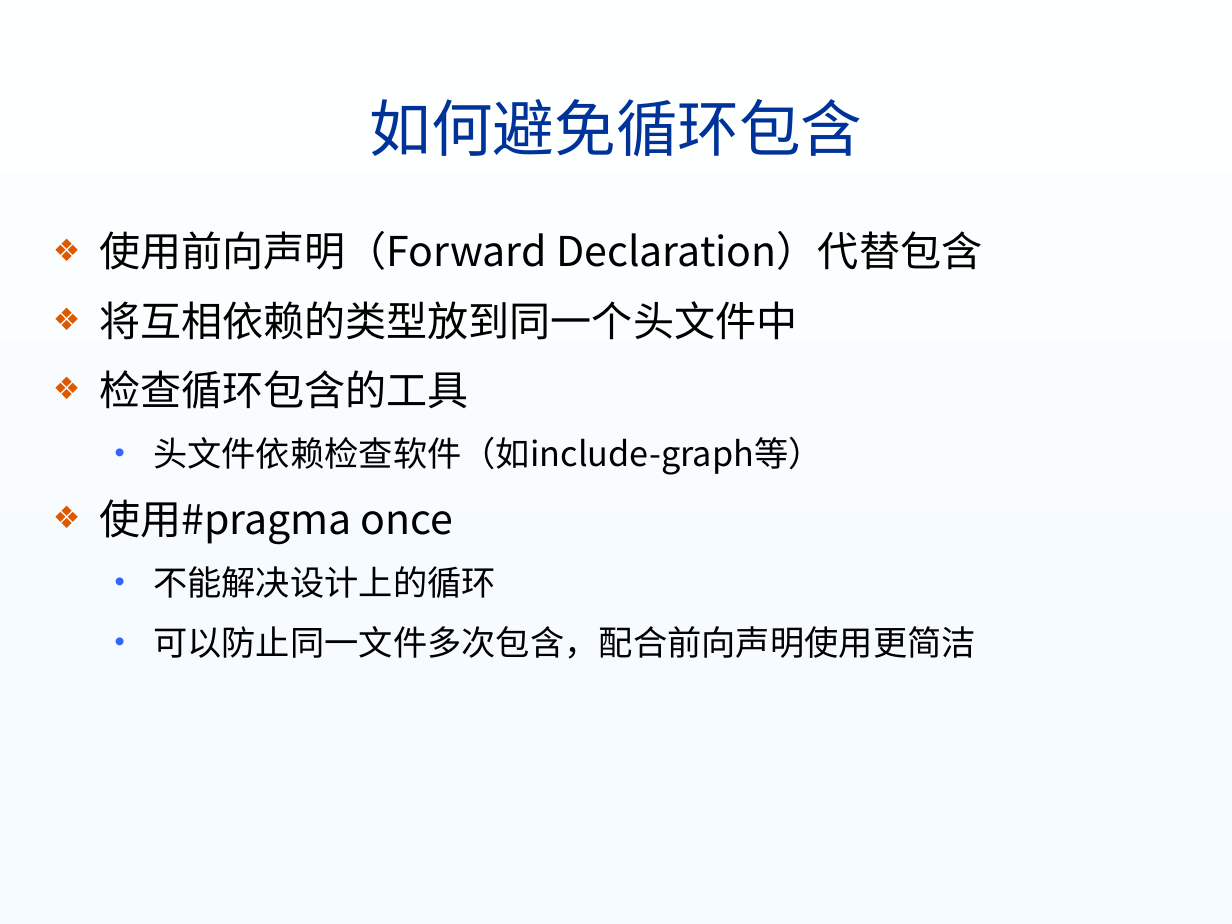
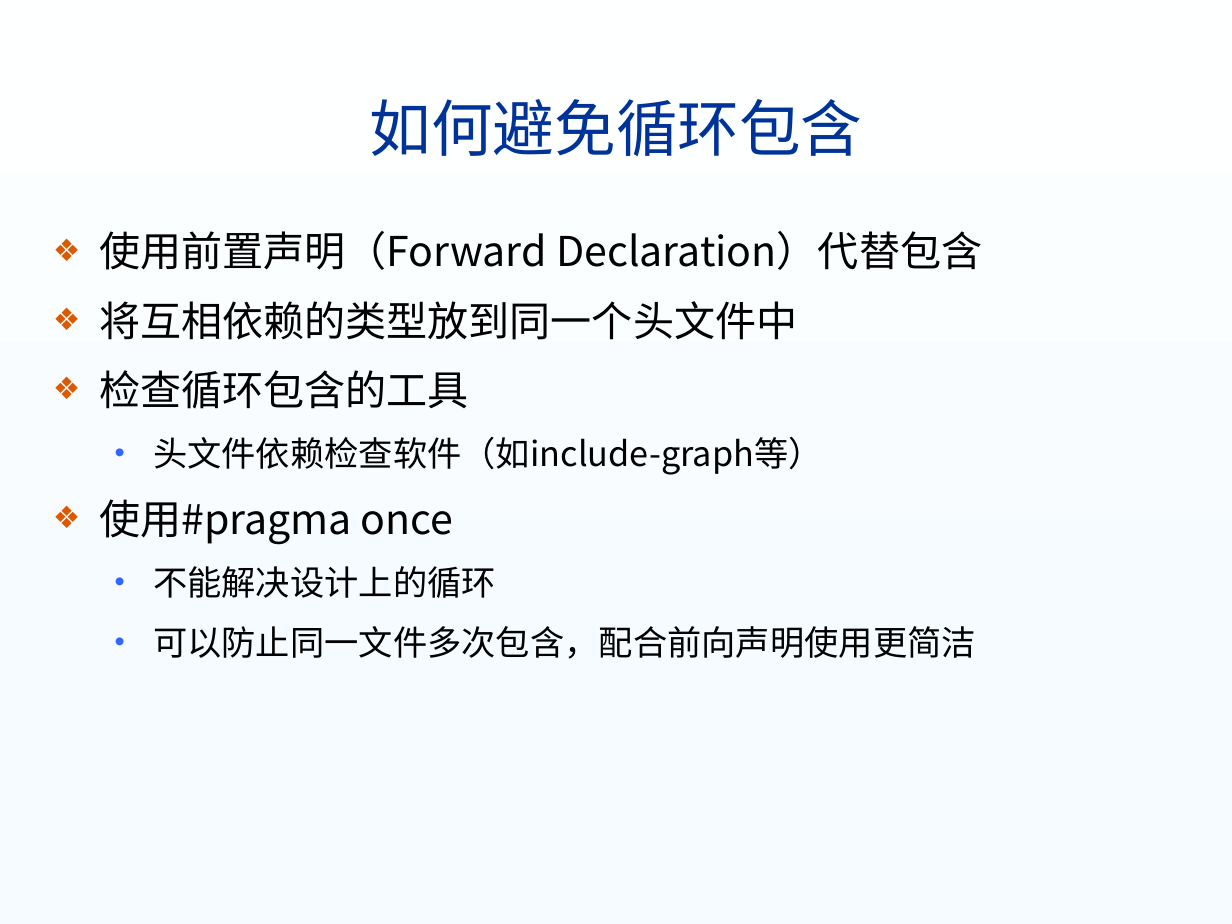
Before and after one commit to USTC-ISP/ustc-isp.github.io, a slide deck: slide 40 of lectures/03模块化程序设计.pptx (slide 45 before the commit). Drawn at 1232x924 pixels with LibreOffice and Linux fonts; fonts in the diff are those of the drawing; background and template pictures are left out. Boxes give left, top, right and bottom in pixels: in the first picture for what was removed or moved away, otherwise in the second. Text is boxed around its words. In the diff, an @@ line names an element or a change of style, - is before the commit and + after.

```diff
--- a/lectures/03模块化程序设计.pptx
+++ b/lectures/03模块化程序设计.pptx
@@ text at <box>99,231,982,270</box>: text changed @@
-❖ 使用前向声明（Forward Declaration）代替包含
+❖ 使用前置声明（Forward Declaration）代替包含
```
Also in this commit, not shown: 17 other slides changed, 3 slides added, 8 slides removed, 12 other files.
